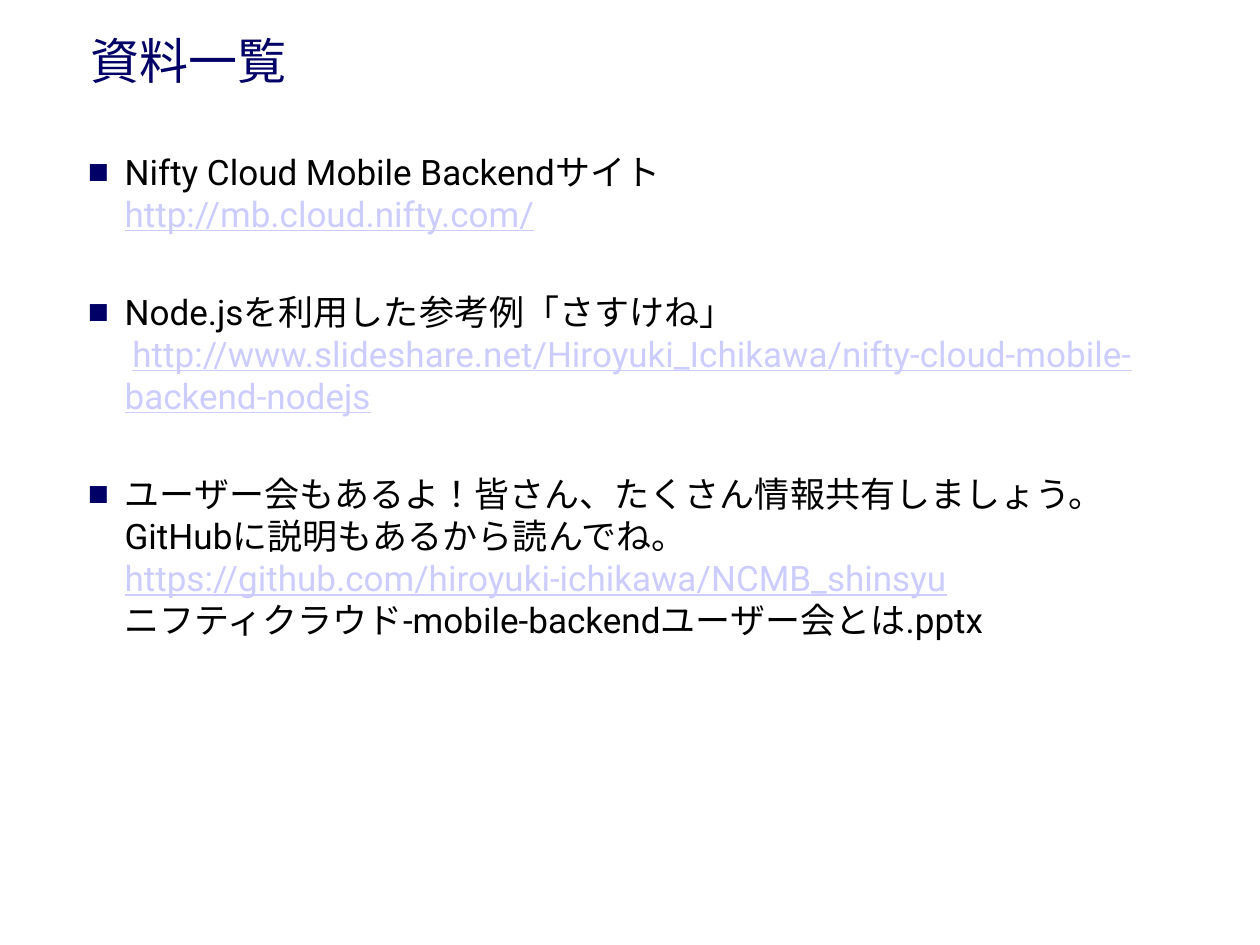
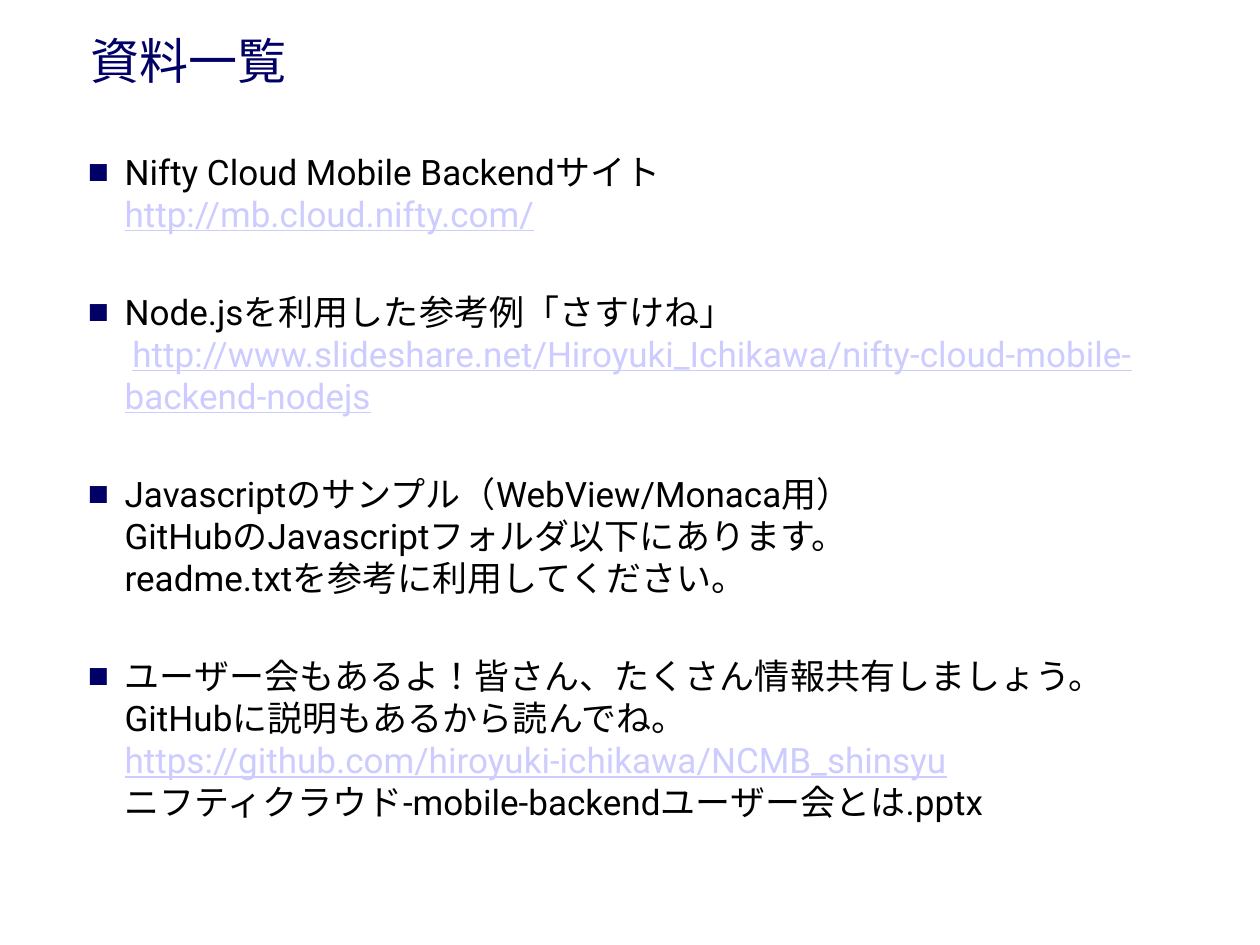
Before and after one commit to hiroyuki-ichikawa/NCMB_shinsyu, a slide deck: slide 11 of NCMB_ハンズオン.pptx. Drawn at 1260x945 pixels with LibreOffice and Linux fonts; fonts in the diff are those of the drawing; background and template pictures are left out. Boxes give left, top, right and bottom in pixels: in the first picture for what was removed or moved away, otherwise in the second. Text is boxed around its words. In the diff, an @@ line names an element or a change of style, - is before the commit and + after.

```diff
--- a/NCMB_ハンズオン.pptx
+++ b/NCMB_ハンズオン.pptx
@@ text at [125,477,852,594]: paragraph added @@
+■ Javascriptのサンプル（WebView/Monaca用）
+  GitHubのJavascriptフォルダ以下にあります。
+  readme.txtを参考に利用してください。
```
Also in this commit, not shown: 1 other slide changed, 5 other files.
